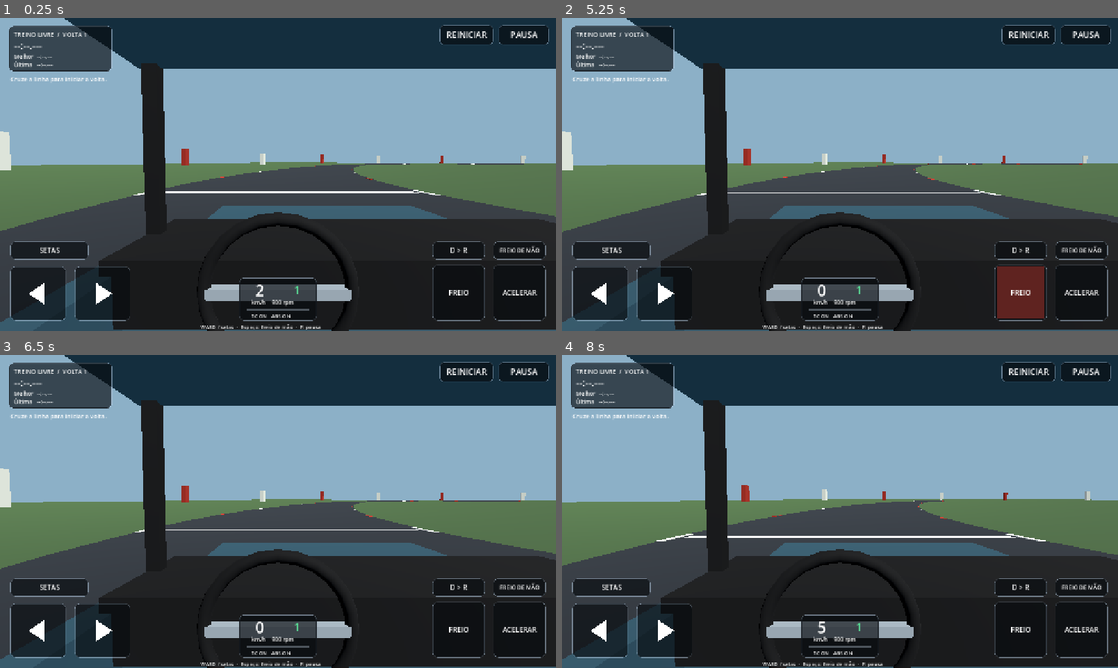
Above: before the commit, frames 1-4 (two rows, left to right).
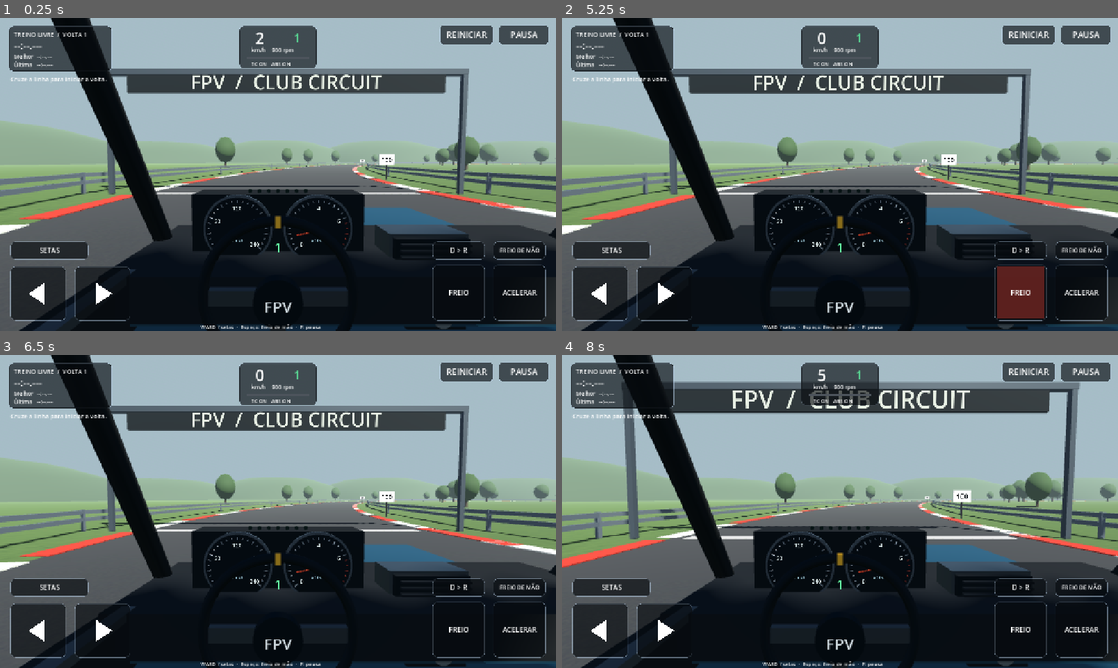
Above: after the commit, the same moments.

Repository: jojocaa123-beep/fpv-racer
Game: Godot game, scene res://main.tscn
Same seed, same stepped clock (60 frames per second), same inputs: the game is played once before the commit and once after it.
Inputs (mouse positions are in pixels of both pictures, inside the frame that each line leads up to):
- Up to frame 1 (0.25 s): no input
- Up to frame 2 (5.25 s): tap Enter at 0.5, 2, 3.5 s; move the mouse to (962, 158) at 0.52 s; hold D 0.53-1.25 s; tap P at 0.6, 5.1 s; click (962, 158) at 0.67 s; tap Space at 0.77, 1.25, 2.75, 3.77, 4.25 s; drag from (728, 190) to (812, 237) at 1.27 s; move the mouse to (895, 105) at 2.02 s; hold D 2.03-2.75 s; tap Q at 2.1 s; drag from (812, 237) to (673, 127) at 2.77 s; move the mouse to (1006, 221) at 3.52 s; hold A 3.53-4.25 s; tap R at 3.6 s; drag from (673, 127) to (756, 96) at 4.27 s; move the mouse to (867, 174) at 5.02 s; hold S from 5.03 s (still down); click (867, 174) at 5.17 s
- Up to frame 3 (6.5 s): release S at 5.75 s; drag from (194, 433) to (166, 527) at 5.77 s
- Up to frame 4 (8 s): move the mouse to (962, 495) at 6.52 s; hold W 6.53-7.25 s; tap Q at 6.6 s; tap Space at 6.77 s; drag from (728, 527) to (812, 574) at 7.27 s

The runs differ from the first frame. In frame 1, 73% of the frame differs, in the area x 0-100%, y 0-100%; in frame 2, 72%; in frame 3, 72%; in frame 4, 72%.

Commit message:
Detail cockpit instruments, lighting, and club circuit for 0.6

Diff:
--- a/physics/car.gd
+++ b/physics/car.gd
@@ -2,6 +2,7 @@
 
 const Driving = preload("res://physics/driving_math.gd")
 const Gearbox = preload("res://physics/powertrain.gd")
+const Cockpit = preload("res://visuals/cockpit.gd")
 const RADIUS: float = 0.32
 const REST: float = 0.38
 const INERTIA: float = 1.1
@@ -43,15 +44,12 @@
 	spawn_pose = global_transform
 	_shape(Vector3(1.7, 0.45, 3.8), Vector3(0, 0.63, 0))
 	_shape(Vector3(1.6, 0.8, 1.8), Vector3(0, 1.24, 0.35))
-	var paint := _material(Color(0.16, 0.29, 0.34))
+	var cockpit = Cockpit.new()
+	cockpit.car = self
+	add_child(cockpit)
+	steering_wheel = cockpit.steering_wheel
+	camera = cockpit.camera
 	var dark := _material(Color(0.025, 0.035, 0.045))
-	_box("Chassis", Vector3(1.7, 0.45, 3.8), Vector3(0, 0.63, 0), paint)
-	_box("Hood", Vector3(1.65, 0.08, 1.45), Vector3(0, 0.88, -1.15), paint)
-	_box("Dashboard", Vector3(1.58, 0.18, 0.45), Vector3(0, 0.97, -0.55), dark)
-	_box("Roof", Vector3(1.65, 0.07, 1.9), Vector3(0, 1.67, 0.35), paint)
-	for side in [-1, 1]:
-		_box("Door", Vector3(0.08, 0.30, 1.9), Vector3(side*0.8, 0.87, 0.35), paint)
-		_box("A pillar", Vector3(0.05, 0.65, 0.05), Vector3(side*0.77, 1.32, -0.58), dark)
 	for i in 4:
 		points.append(Vector3.ZERO)
 		normals.append(Vector3.UP)
@@ -72,33 +70,6 @@
 		mesh.rotation.z = PI / 2
 		pivot.add_child(mesh)
 		wheels.append(pivot)
-	steering_wheel = Node3D.new()
-	add_child(steering_wheel)
-	steering_wheel.position = Vector3(-0.34, 1.02, -0.25)
-	var rim := MeshInstance3D.new()
-	var torus := TorusMesh.new()
-	torus.inner_radius = 0.15
-	torus.outer_radius = 0.18
-	torus.rings = 24
-	torus.ring_segments = 8
-	rim.mesh = torus
-	rim.material_override = dark
-	rim.rotation.x = PI / 2
-	steering_wheel.add_child(rim)
-	var spoke := MeshInstance3D.new()
-	var spoke_mesh := BoxMesh.new()
-	spoke_mesh.size = Vector3(0.33, 0.025, 0.025)
-	spoke.mesh = spoke_mesh
-	spoke.material_override = _material(Color(0.6, 0.64, 0.65))
-	steering_wheel.add_child(spoke)
-	camera = Camera3D.new()
-	camera.position = Vector3(-0.34, 1.31, 0.28)
-	camera.rotation.x = deg_to_rad(-3)
-	camera.near = 0.04
-	camera.far = 350
-	camera.fov = 65
-	add_child(camera)
-	camera.current = true
 
 func _physics_process(dt: float) -> void:
 	if controls == null:
--- a/project.godot
+++ b/project.godot
@@ -11,7 +11,7 @@
 [application]
 
 config/name="FPV Racer"
-config/version="0.5.0"
+config/version="0.6.0"
 config/icon="res://icon.svg"
 boot_splash/show_image=false
 run/main_scene="res://main.tscn"
@@ -42,6 +42,9 @@
 
 [rendering]
 
+anti_aliasing/quality/msaa_3d=1
+lights_and_shadows/directional_shadow/size=2048
+
 renderer/rendering_method.mobile="mobile"
 rendering_device/driver.ios="metal"
 textures/vram_compression/import_etc2_astc=true
--- a/ui/controls.gd
+++ b/ui/controls.gd
@@ -313,13 +313,13 @@
 		_arrow(false)
 		_arrow(true)
 	var center_x: float = width*0.5
-	draw_style_box(skin, Rect2(center_x-90, 598, 180, 98))
-	_text(Vector2(center_x-70, 640), "%3d" % (car.linear_velocity.length()*3.6), 36)
-	_text(Vector2(center_x+36, 636), "R" if reverse else str(car.gearbox.gear), 26, GREEN)
-	_text(Vector2(center_x-62, 659), "km/h   %4d rpm" % car.gearbox.rpm, 13)
-	draw_rect(Rect2(center_x-72, 670, 144, 4), Color(0.3, 0.33, 0.36))
-	draw_rect(Rect2(center_x-72, 670, 144*clampf((car.gearbox.rpm-900)/6000.0, 0, 1), 4), Color.RED if car.gearbox.rpm > 6200 else GREEN)
-	_text(Vector2(center_x-62, 690), "TC %s   ABS %s" % [("*" if car.tc_active else _on(tc)), ("*" if car.abs_active else _on(abs_enabled))], 12)
+	draw_style_box(skin, Rect2(center_x-90, 18, 180, 98))
+	_text(Vector2(center_x-70, 60), "%3d" % (car.linear_velocity.length()*3.6), 36)
+	_text(Vector2(center_x+36, 56), "R" if reverse else str(car.gearbox.gear), 26, GREEN)
+	_text(Vector2(center_x-62, 79), "km/h   %4d rpm" % car.gearbox.rpm, 13)
+	draw_rect(Rect2(center_x-72, 90, 144, 4), Color(0.3, 0.33, 0.36))
+	draw_rect(Rect2(center_x-72, 90, 144*clampf((car.gearbox.rpm-900)/6000.0, 0, 1), 4), Color.RED if car.gearbox.rpm > 6200 else GREEN)
+	_text(Vector2(center_x-62, 110), "TC %s   ABS %s" % [("*" if car.tc_active else _on(tc)), ("*" if car.abs_active else _on(abs_enabled))], 12)
 	_pedal(_gas_rect(), throttle, GREEN, "ACELERAR")
 	_pedal(_brake_rect(), brake, Color(0.85, 0.25, 0.2), "FREIO")
 	_button(_reverse_rect(), "R > D" if reverse else "D > R", false, 16)
--- a/verification.json
+++ b/verification.json
@@ -1,6 +1,6 @@
 {
-  "version": "0.5.0",
-  "recorded_utc": "2026-11-23T17:46:03.731741+00:00",
+  "version": "0.6.0",
+  "recorded_utc": "2026-11-23T18:17:56.216879+00:00",
   "engine": "Godot 4.7.2.stable.official.ed1daf0bf",
   "platform_tested": "Linux x86_64",
   "checks": {
@@ -33,45 +33,21 @@
     "max_lateral_m": 1.41369295120239
   },
   "desktop_cockpit_and_keyboard_reviewed": true,
-  "fresh_source_ci_checks_passed": true,
-  "ios_xcode_project_exported": true,
-  "macos_compilation_executed": true,
-  "ipa_created": true,
+  "fresh_source_ci_checks_passed": false,
+  "ios_xcode_project_exported": false,
+  "macos_compilation_executed": false,
+  "ipa_created": false,
   "iphone_hardware_tested": false,
-  "remote_build_executed": true,
+  "remote_build_executed": false,
   "money_spent": 0,
   "motion_sensor_streams_simulated": true,
   "iphone_motion_hardware_tested": false,
   "desktop_new_controls_reviewed": true,
   "motion_flat_and_upright_tested_with_simulated_data": true,
-  "ios_build": {
-    "xcode": "26.3",
-    "sdk": "26.2",
-    "runner": "macos-15-intel",
-    "source_commit": "10367a7464f8441eae0ff85befdce1b3b6ed0ca6",
-    "ci_run": "https://github.com/jojocaa123-beep/fpv-racer/actions/runs/45230208823",
-    "artifact": {
-      "file": "FPVRacer-v0.5-unsigned.ipa",
-      "bytes": 24416499,
-      "sha256": "63323e39ea6e5efc499c7caaac33942bacca9cad5fc452c8aa09aa0bbb506ad1",
-      "zip_crc_passed": true,
-      "bundle_identifier": "com.prototype.fpvracer",
-      "version": "0.5.0",
-      "build": "5",
-      "minimum_ios": "15.0",
-      "architecture": "arm64",
-      "platform": "iPhoneOS",
-      "game_pck_present": true,
-      "motion_steering_module_present": true,
-      "embedded_provisioning_present": false,
-      "signature_resources_present": false,
-      "iphone_hardware_tested": false,
-      "required_device_capabilities": [
-        "iphone-ipad-minimum-performance-a12",
-        "arm64"
-      ],
-      "source_commit": "10367a7464f8441eae0ff85befdce1b3b6ed0ca6",
-      "ci_run": "https://github.com/jojocaa123-beep/fpv-racer/actions/runs/45230208823"
-    }
-  }
+  "desktop_visuals_06_render_reviewed": true,
+  "desktop_render_size": [
+    1280,
+    720
+  ],
+  "mobile_render_performance_measured": false
 }
--- /dev/null
+++ b/visuals/circuit.gd
@@ -0,0 +1,153 @@
+extends Node3D
+
+const Shape = preload("res://visuals/cockpit.gd")
+const Track = preload("res://physics/track.gd")
+var samples: PackedVector3Array
+
+func _ready() -> void:
+	_rails()
+	_landscape()
+	_markers()
+	_gantry()
+
+static func surface(color: Color, grass: bool) -> StandardMaterial3D:
+	var result := StandardMaterial3D.new()
+	result.albedo_color = Color.WHITE
+	result.roughness = 1.0
+	var noise := FastNoiseLite.new()
+	noise.seed = 2244 if grass else 8637
+	noise.frequency = 0.18 if grass else 0.55
+	var picture := Image.create(128, 128, false, Image.FORMAT_RGB8)
+	for y in 128:
+		for x in 128:
+			var amount: float = noise.get_noise_2d(x, y)*(0.075 if grass else 0.027)
+			picture.set_pixel(x, y, Color(color.r+amount, color.g+amount, color.b+amount*0.5))
+	picture.generate_mipmaps()
+	result.albedo_texture = ImageTexture.create_from_image(picture)
+	result.texture_filter = BaseMaterial3D.TEXTURE_FILTER_LINEAR_WITH_MIPMAPS_ANISOTROPIC
+	if grass:
+		result.uv1_triplanar = true
+		result.uv1_scale = Vector3.ONE*0.18
+	return result
+
+func _rails() -> void:
+	var rails: Array[Transform3D] = []
+	var posts: Array[Transform3D] = []
+	var metal := Shape.material(Color(0.46, 0.5, 0.53), 0.6, 0.55)
+	for i in range(0, samples.size(), 3):
+		var j: int = (i+3)%samples.size()
+		for side in [-1, 1]:
+			var a: Vector3 = samples[i]+Track.tangent(samples, i).cross(Vector3.UP)*8.5*side
+			var b: Vector3 = samples[j]+Track.tangent(samples, j).cross(Vector3.UP)*8.5*side
+			var rail_basis := Basis.looking_at((b-a).normalized(), Vector3.UP)
+			var length: float = a.distance_to(b)
+			for level in [0.48, 0.79]:
+				rails.append(Transform3D(rail_basis*Basis.from_scale(Vector3(1, 1, length+0.1)), (a+b)*0.5+Vector3.UP*level))
+			posts.append(Transform3D(rail_basis, a+Vector3.UP*0.45))
+			var barrier := StaticBody3D.new()
+			barrier.transform = Transform3D(rail_basis, (a+b)*0.5+Vector3.UP*0.48)
+			barrier.set_meta("grip", 0.4)
+			var collision := CollisionShape3D.new()
+			var shape := BoxShape3D.new()
+			shape.size = Vector3(0.14, 0.88, length+0.1)
+			collision.shape = shape
+			barrier.add_child(collision)
+			add_child(barrier)
+	var rail_mesh := BoxMesh.new()
+	rail_mesh.size = Vector3(0.12, 0.16, 1)
+	_batch(rail_mesh, metal, rails)
+	var post_mesh := BoxMesh.new()
+	post_mesh.size = Vector3(0.12, 0.9, 0.12)
+	_batch(post_mesh, metal, posts)
+
+func _landscape() -> void:
+	var random := RandomNumberGenerator.new()
+	random.seed = 56291
+	var hill_surface := Shape.material(Color(0.21, 0.29, 0.18))
+	for i in 14:
+		var angle: float = i*TAU/14.0
+		var hill := MeshInstance3D.new()
+		var mesh := SphereMesh.new()
+		mesh.radius = random.randf_range(45, 80)
+		mesh.height = mesh.radius*1.2
+		mesh.radial_segments = 16
+		mesh.rings = 6
+		hill.mesh = mesh
+		hill.material_override = hill_surface
+		hill.position = Vector3(sin(angle)*310, -12, cos(angle)*310)
+		hill.scale = Vector3(1.9, 1.0, 1.5)
+		add_child(hill)
+	var trunks: Array[Transform3D] = []
+	var crowns: Array[Transform3D] = []
+	for i in range(0, samples.size(), 7):
+		for side in [-1, 1]:
+			var at: Vector3 = samples[i]+Track.tangent(samples, i).cross(Vector3.UP)*side*random.randf_range(22, 38)
+			if _road_clearance(at) < 15.0:
+				continue
+			var scale_value: float = random.randf_range(0.75, 1.35)
+			trunks.append(Transform3D(Basis.from_scale(Vector3.ONE*scale_value), at+Vector3.UP*1.8*scale_value))
+			crowns.append(Transform3D(Basis.from_scale(Vector3(1, 1.4, 1)*scale_value), at+Vector3.UP*4.3*scale_value))
+	var trunk_mesh := CylinderMesh.new()
+	trunk_mesh.top_radius = 0.2
+	trunk_mesh.bottom_radius = 0.32
+	trunk_mesh.height = 3.6
+	trunk_mesh.radial_segments = 6
+	_batch(trunk_mesh, Shape.material(Color(0.21, 0.16, 0.11)), trunks)
+	var crown_mesh := SphereMesh.new()
+	crown_mesh.radius = 2.4
+	crown_mesh.height = 4.5
+	crown_mesh.radial_segments = 10
+	crown_mesh.rings = 5
+	_batch(crown_mesh, Shape.material(Color(0.18, 0.29, 0.13)), crowns)
+
+func _markers() -> void:
+	var distance := PackedFloat32Array([0.0])
+	for i in range(1, samples.size()):
+		distance.append(distance[-1]+samples[i].distance_to(samples[i-1]))
+	var total: float = distance[-1]+samples[-1].distance_to(samples[0])
+	var white := Shape.material(Color(0.9, 0.91, 0.86))
+	var black := Shape.material(Color(0.045, 0.055, 0.06))
+	for corner in [18, 54, 90, 126, 162]:
+		for before in [100, 50]:
+			var target: float = fposmod(distance[corner]-before, total)
+			var index: int = 0
+			for i in distance.size():
+				if absf(distance[i]-target) < absf(distance[index]-target): index = i
+			var forward: Vector3 = Track.tangent(samples, index)
+			var board := Node3D.new()
+			board.transform = Transform3D(Basis.looking_at(forward, Vector3.UP), samples[index]+forward.cross(Vector3.UP)*7.1)
+			add_child(board)
+			Shape.box(board, Vector3(0.07, 1.5, 0.07), Vector3(0, 0.75, 0), black)
+			Shape.box(board, Vector3(1.1, 0.8, 0.08), Vector3(0, 1.5, 0), white)
+			Shape.label(board, str(before), Vector3(0, 1.5, 0.048), 64, 0.007, Color(0.03, 0.045, 0.05))
+
+func _gantry() -> void:
+	var gate := Node3D.new()
+	gate.transform = Transform3D(Basis.looking_at(Track.tangent(samples, 0), Vector3.UP), samples[0])
+	add_child(gate)
+	var steel := Shape.material(Color(0.3, 0.34, 0.37), 0.55, 0.6)
+	var dark := Shape.material(Color(0.035, 0.07, 0.09))
+	for side in [-1, 1]:
+		Shape.box(gate, Vector3(0.18, 5, 0.18), Vector3(side*7.3, 2.5, 0), steel)
+	Shape.box(gate, Vector3(14.8, 0.22, 0.22), Vector3(0, 5, 0), steel)
+	Shape.box(gate, Vector3(13, 0.82, 0.10), Vector3(0, 4.6, 0), dark)
+	Shape.label(gate, "FPV  /  CLUB CIRCUIT", Vector3(0, 4.6, 0.065), 72, 0.011, Color(0.92, 0.95, 0.9))
+
+func _batch(mesh: Mesh, surface_material: Material, transforms: Array[Transform3D]) -> void:
+	var node := MultiMeshInstance3D.new()
+	var multi := MultiMesh.new()
+	multi.transform_format = MultiMesh.TRANSFORM_3D
+	multi.mesh = mesh
+	multi.instance_count = transforms.size()
+	for i in transforms.size(): multi.set_instance_transform(i, transforms[i])
+	node.multimesh = multi
+	node.material_override = surface_material
+	add_child(node)
+
+func _road_clearance(at: Vector3) -> float:
+	var nearest: float = INF
+	for i in samples.size():
+		var segment: Vector3 = samples[(i+1)%samples.size()]-samples[i]
+		var fraction: float = clampf((at-samples[i]).dot(segment)/maxf(0.001, segment.length_squared()), 0, 1)
+		nearest = minf(nearest, at.distance_to(samples[i]+segment*fraction))
+	return nearest
--- /dev/null
+++ b/visuals/cockpit.gd
@@ -0,0 +1,176 @@
+extends Node3D
+
+var car
+var steering_wheel: Node3D
+var camera: Camera3D
+var speed_needle: Node3D
+var rpm_needle: Node3D
+var gear_label: Label3D
+var shift_lights: Array[MeshInstance3D] = []
+var led_on: StandardMaterial3D
+var led_off: StandardMaterial3D
+
+func _ready() -> void:
+	var paint := material(Color(0.11, 0.25, 0.32), 0.3, 0.45)
+	var rubber := material(Color(0.025, 0.029, 0.033))
+	var dashboard := material(Color(0.055, 0.062, 0.069))
+	var trim := material(Color(0.24, 0.27, 0.29), 0.65, 0.35)
+	var silver := material(Color(0.57, 0.61, 0.64), 0.75, 0.3)
+	var black := material(Color(0.008, 0.012, 0.015))
+	box(self, Vector3(1.7, 0.40, 3.8), Vector3(0, 0.62, 0), paint)
+	box(self, Vector3(1.65, 0.07, 1.5), Vector3(0, 0.88, -1.17), paint)
+	box(self, Vector3(1.63, 0.13, 0.53), Vector3(0, 0.96, -0.62), dashboard)
+	box(self, Vector3(0.58, 0.24, 0.14), Vector3(-0.34, 1.10, -0.61), rubber)
+	box(self, Vector3(1.65, 0.065, 1.55), Vector3(0, 1.73, 0.55), dashboard)
+	for side in [-1, 1]:
+		box(self, Vector3(0.07, 0.24, 1.85), Vector3(side*0.81, 0.88, 0.36), dashboard)
+		box(self, Vector3(0.04, 0.022, 1.6), Vector3(side*0.76, 1.015, 0.4), trim)
+		beam(self, Vector3(side*0.80, 0.98, -0.72), Vector3(side*0.80, 1.73, -0.23), 0.035, rubber)
+		box(self, Vector3(0.055, 0.7, 0.055), Vector3(side*0.79, 1.36, 1.0), rubber)
+	# Cluster orientado para o piloto, atras do volante.
+	speed_needle = dial(Vector3(-0.47, 1.11, -0.515), 240, "km/h", false)
+	rpm_needle = dial(Vector3(-0.21, 1.11, -0.515), 8, "x1000", true)
+	gear_label = label(self, "1", Vector3(-0.34, 1.055, -0.495), 38, 0.0011, Color(0.4, 1.0, 0.65))
+	led_on = material(Color(0.3, 0.9, 0.45))
+	led_on.emission_enabled = true
+	led_on.emission = Color(0.2, 0.7, 0.3)
+	led_off = material(Color(0.06, 0.12, 0.08))
+	for i in 7:
+		var led := cylinder(self, 0.006, 0.006, Vector3(-0.43+i*0.03, 1.235, -0.515), led_off)
+		shift_lights.append(led)
+	# Console e saidas de ar.
+	box(self, Vector3(0.25, 0.15, 0.12), Vector3(0.14, 1.025, -0.55), trim)
+	box(self, Vector3(0.23, 0.13, 0.13), Vector3(0.14, 1.025, -0.535), black)
+	for i in 6:
+		box(self, Vector3(0.21, 0.007, 0.015), Vector3(0.14, 0.976+i*0.02, -0.455), dashboard)
+	box(self, Vector3(0.18, 0.34, 0.1), Vector3(0.14, 0.77, -0.49), dashboard)
+	for i in 3:
+		cylinder(self, 0.026, 0.022, Vector3(0.14, 0.87-i*0.085, -0.42), silver)
+	box(self, Vector3(0.25, 0.16, 0.9), Vector3(0.16, 0.75, 0.1), rubber)
+	beam(self, Vector3(0.16, 0.80, 0.0), Vector3(0.16, 0.97, -0.04), 0.014, silver)
+	var knob := MeshInstance3D.new()
+	var sphere := SphereMesh.new()
+	sphere.radius = 0.033
+	sphere.height = 0.066
+	knob.mesh = sphere
+	knob.material_override = rubber
+	knob.position = Vector3(0.16, 0.97, -0.04)
+	add_child(knob)
+	steering_wheel = Node3D.new()
+	steering_wheel.position = Vector3(-0.34, 1.035, -0.25)
+	add_child(steering_wheel)
+	var rim := MeshInstance3D.new()
+	var torus := TorusMesh.new()
+	torus.inner_radius = 0.155
+	torus.outer_radius = 0.178
+	torus.rings = 40
+	torus.ring_segments = 10
+	rim.mesh = torus
+	rim.material_override = rubber
+	rim.rotation.x = PI/2
+	steering_wheel.add_child(rim)
+	for angle in [-PI/2, PI/2, PI]:
+		var spoke := box(steering_wheel, Vector3(0.035, 0.13, 0.015), Vector3(0, 0.085, 0.008).rotated(Vector3.FORWARD, angle), trim)
+		spoke.rotation.z = -angle
+	cylinder(steering_wheel, 0.052, 0.025, Vector3(0, 0, 0.025), black)
+	label(steering_wheel, "FPV", Vector3(0, 0, 0.045), 32, 0.0010, Color(0.8, 0.84, 0.86))
+	box(steering_wheel, Vector3(0.012, 0.022, 0.018), Vector3(0, 0.166, 0.012), material(Color(0.9, 0.67, 0.12)))
+	camera = Camera3D.new()
+	camera.position = Vector3(-0.34, 1.33, 0.28)
+	camera.rotation.x = deg_to_rad(-3)
+	camera.near = 0.035
+	camera.far = 650
+	camera.fov = 65
+	add_child(camera)
+	camera.current = true
+
+func _process(dt: float) -> void:
+	if car == null:
+		return
+	var speed: float = car.linear_velocity.length()*3.6
+	speed_needle.rotation.z = lerp_angle(speed_needle.rotation.z, deg_to_rad(130.0-260.0*clampf(speed/240.0, 0, 1)), 1.0-exp(-16.0*dt))
+	rpm_needle.rotation.z = lerp_angle(rpm_needle.rotation.z, deg_to_rad(130.0-260.0*clampf(car.gearbox.rpm/8000.0, 0, 1)), 1.0-exp(-20.0*dt))
+	gear_label.text = "R" if car.controls.reverse else str(car.gearbox.gear)
+	for i in shift_lights.size():
+		shift_lights[i].material_override = led_on if car.gearbox.rpm > 4300+i*300 else led_off
+
+func dial(at: Vector3, maximum: int, caption: String, red_zone: bool) -> Node3D:
+	var group := Node3D.new()
+	group.position = at
+	add_child(group)
+	cylinder(group, 0.113, 0.008, Vector3.ZERO, material(Color(0.35, 0.39, 0.42), 0.65, 0.35))
+	cylinder(group, 0.105, 0.011, Vector3(0, 0, 0.004), material(Color(0.009, 0.015, 0.022)))
+	for i in 25:
+		var angle: float = deg_to_rad(130.0-260.0*i/24.0)
+		var tick := box(group, Vector3(0.002, 0.011 if i%3 == 0 else 0.006, 0.002), Vector3(0, 0.092, 0.015).rotated(Vector3.BACK, angle), material(Color(0.9, 0.25, 0.16) if red_zone and i >= 19 else Color(0.8, 0.85, 0.86)))
+		tick.rotation.z = angle
+	for i in 5:
+		var angle: float = deg_to_rad(130.0-260.0*i/4.0)
+		label(group, str(roundi(maximum*i/4.0)), Vector3(0, 0.071, 0.018).rotated(Vector3.BACK, angle), 24, 0.00075, Color(0.85, 0.9, 0.9))
+	label(group, caption, Vector3(0, -0.033, 0.018), 24, 0.0007, Color(0.55, 0.7, 0.75))
+	var needle := Node3D.new()
+	needle.rotation.z = deg_to_rad(130)
+	group.add_child(needle)
+	box(needle, Vector3(0.0035, 0.083, 0.003), Vector3(0, 0.032, 0.025), material(Color(0.96, 0.25, 0.12)))
+	cylinder(group, 0.008, 0.008, Vector3(0, 0, 0.028), material(Color(0.65, 0.7, 0.72)))
+	for item in group.find_children("*", "MeshInstance3D", true, false):
+		item.cast_shadow = GeometryInstance3D.SHADOW_CASTING_SETTING_OFF
+	return needle
+
+static func material(color: Color, metallic: float = 0.0, roughness: float = 0.85) -> StandardMaterial3D:
+	var result := StandardMaterial3D.new()
+	result.albedo_color = color
+	result.metallic = metallic
+	result.roughness = roughness
+	return result
+
+static func box(parent: Node3D, dimensions: Vector3, at: Vector3, surface: Material) -> MeshInstance3D:
+	var node := MeshInstance3D.new()
+	var mesh := BoxMesh.new()
+	mesh.size = dimensions
+	node.mesh = mesh
+	node.material_override = surface
+	node.position = at
+	parent.add_child(node)
+	return node
+
+static func cylinder(parent: Node3D, radius: float, depth: float, at: Vector3, surface: Material) -> MeshInstance3D:
+	var node := MeshInstance3D.new()
+	var mesh := CylinderMesh.new()
+	mesh.top_radius = radius
+	mesh.bottom_radius = radius
+	mesh.height = depth
+	mesh.radial_segments = 40
+	node.mesh = mesh
+	node.material_override = surface
+	node.position = at
+	node.rotation.x = PI/2
+	parent.add_child(node)
+	return node
+
+static func beam(parent: Node3D, start: Vector3, end: Vector3, radius: float, surface: Material) -> void:
+	var node := MeshInstance3D.new()
+	var mesh := CylinderMesh.new()
+	mesh.top_radius = radius
+	mesh.bottom_radius = radius
+	mesh.height = start.distance_to(end)
+	mesh.radial_segments = 12
+	node.mesh = mesh
+	node.material_override = surface
+	node.position = (start+end)*0.5
+	node.basis = Basis(Quaternion(Vector3.UP, (end-start).normalized()))
+	parent.add_child(node)
+
+static func label(parent: Node3D, text: String, at: Vector3, font_size: int, pixel_size: float, color: Color) -> Label3D:
+	var node := Label3D.new()
+	node.text = text
+	node.position = at
+	node.font_size = font_size
+	node.pixel_size = pixel_size
+	node.modulate = color
+	node.outline_size = 0
+	node.no_depth_test = false
+	node.shaded = false
+	node.cast_shadow = GeometryInstance3D.SHADOW_CASTING_SETTING_OFF
+	parent.add_child(node)
+	return node
--- a/world.gd
+++ b/world.gd
@@ -5,6 +5,7 @@
 const Controls = preload("res://ui/controls.gd")
 const LapModel = preload("res://physics/laps.gd")
 const Sound = preload("res://sound.gd")
+const CircuitVisuals = preload("res://visuals/circuit.gd")
 var car
 var controls
 var laps = LapModel.new()
@@ -23,27 +24,42 @@
 		laps.best_time = best if is_finite(best) and best > 0 else 0.0
 	var env := WorldEnvironment.new()
 	var settings := Environment.new()
-	settings.background_mode = Environment.BG_COLOR
-	settings.background_color = Color(0.55, 0.69, 0.78)
+	settings.background_mode = Environment.BG_SKY
+	var sky := Sky.new()
+	var sky_material := ProceduralSkyMaterial.new()
+	sky_material.sky_top_color = Color(0.15, 0.34, 0.58)
+	sky_material.sky_horizon_color = Color(0.69, 0.79, 0.84)
+	sky_material.ground_horizon_color = Color(0.64, 0.72, 0.72)
+	sky_material.ground_bottom_color = Color(0.18, 0.23, 0.17)
+	sky.sky_material = sky_material
+	sky.radiance_size = Sky.RADIANCE_SIZE_64
+	settings.sky = sky
 	settings.ambient_light_source = Environment.AMBIENT_SOURCE_COLOR
 	settings.ambient_light_color = Color(0.75, 0.8, 0.9)
-	settings.ambient_light_energy = 0.65
+	settings.ambient_light_energy = 0.6
+	settings.fog_enabled = true
+	settings.fog_light_color = Color(0.65, 0.74, 0.78)
+	settings.fog_density = 0.0015
 	env.environment = settings
 	add_child(env)
 	var sun := DirectionalLight3D.new()
 	sun.rotation_degrees = Vector3(-48, -32, 0)
-	sun.light_energy = 1.15
+	sun.light_energy = 1.1
+	sun.light_color = Color(1, 0.95, 0.85)
+	sun.shadow_enabled = true
+	sun.directional_shadow_mode = DirectionalLight3D.SHADOW_ORTHOGONAL
+	sun.directional_shadow_max_distance = 110
 	add_child(sun)
-	var grass := _material(Color(0.24, 0.34, 0.20))
-	var road := _material(Color(0.14, 0.16, 0.18))
+	var grass := CircuitVisuals.surface(Color(0.25, 0.34, 0.18), true)
+	var road := CircuitVisuals.surface(Color(0.18, 0.19, 0.2), false)
 	road.cull_mode = BaseMaterial3D.CULL_DISABLED
 	var white := _material(Color(0.86, 0.87, 0.79))
 	var red := _material(Color(0.64, 0.16, 0.11))
-	_static_box("Grass", Vector3(400, 0.2, 400), Vector3(0, -0.1, 0), grass, 0.58)
+	_static_box("Grass", Vector3(1600, 0.2, 1600), Vector3(0, -0.1, 0), grass, 0.58)
 	_make_road(road, white, red)
-	for i in 18:
-		var a: float = i * TAU / 18.0
-		_static_box("Reference marker", Vector3(2, 6, 2), Vector3(sin(a)*155, 3, cos(a)*145), white if i%2 == 0 else red, 0.58)
+	var scenery := CircuitVisuals.new()
+	scenery.samples = samples
+	add_child(scenery)
 	controls = Controls.new()
 	controls.world = self
 	add_child(controls)
@@ -82,25 +98,32 @@
 	var vertices := PackedVector3Array()
 	var normals := PackedVector3Array()
 	var indices := PackedInt32Array()
+	var uvs := PackedVector2Array()
+	var path_distance: float = 0.0
 	var edges: Array[Transform3D] = []
 	var colors: Array[int] = []
 	for i in samples.size():
+		if i > 0: path_distance += samples[i].distance_to(samples[i-1])
 		var forward: Vector3 = Track.tangent(samples, i)
 		var right: Vector3 = forward.cross(Vector3.UP)
 		vertices.append(samples[i]-right*6+Vector3.UP*0.015)
 		vertices.append(samples[i]+right*6+Vector3.UP*0.015)
 		normals.append(Vector3.UP)
 		normals.append(Vector3.UP)
+		uvs.append(Vector2(0, path_distance/4.0))
+		uvs.append(Vector2(3, path_distance/4.0))
 		var j: int = ((i+1) % samples.size())*2
 		indices.append_array(PackedInt32Array([i*2, j, i*2+1, i*2+1, j, j+1]))
-		if i%2 == 0:
-			for side in [-1, 1]:
-				edges.append(Transform3D(Basis.looking_at(forward, Vector3.UP), samples[i]+right*5.85*side+Vector3.UP*0.025))
-				colors.append(0 if i%4 == 0 else 1)
+		var next: int = (i+1)%samples.size()
+		var segment: Vector3 = samples[next]-samples[i]
+		for side in [-1, 1]:
+			edges.append(Transform3D(Basis.looking_at(segment.normalized(), Vector3.UP)*Basis.from_scale(Vector3(1, 1, segment.length()+0.08)), (samples[i]+samples[next])*0.5+right*6.2*side+Vector3.UP*0.03))
+			colors.append(i%2)
 	var arrays: Array = []
 	arrays.resize(Mesh.ARRAY_MAX)
 	arrays[Mesh.ARRAY_VERTEX] = vertices
 	arrays[Mesh.ARRAY_NORMAL] = normals
+	arrays[Mesh.ARRAY_TEX_UV] = uvs
 	arrays[Mesh.ARRAY_INDEX] = indices
 	var mesh := ArrayMesh.new()
 	mesh.add_surface_from_arrays(Mesh.PRIMITIVE_TRIANGLES, arrays)
@@ -121,7 +144,7 @@
 		var multi := MultiMesh.new()
 		multi.transform_format = MultiMesh.TRANSFORM_3D
 		var block := BoxMesh.new()
-		block.size = Vector3(0.22, 0.015, 1.7)
+		block.size = Vector3(0.65, 0.025, 1)
 		multi.mesh = block
 		multi.instance_count = colors.count(group)
 		var index: int = 0
Not shown, changed: export_presets.cfg
